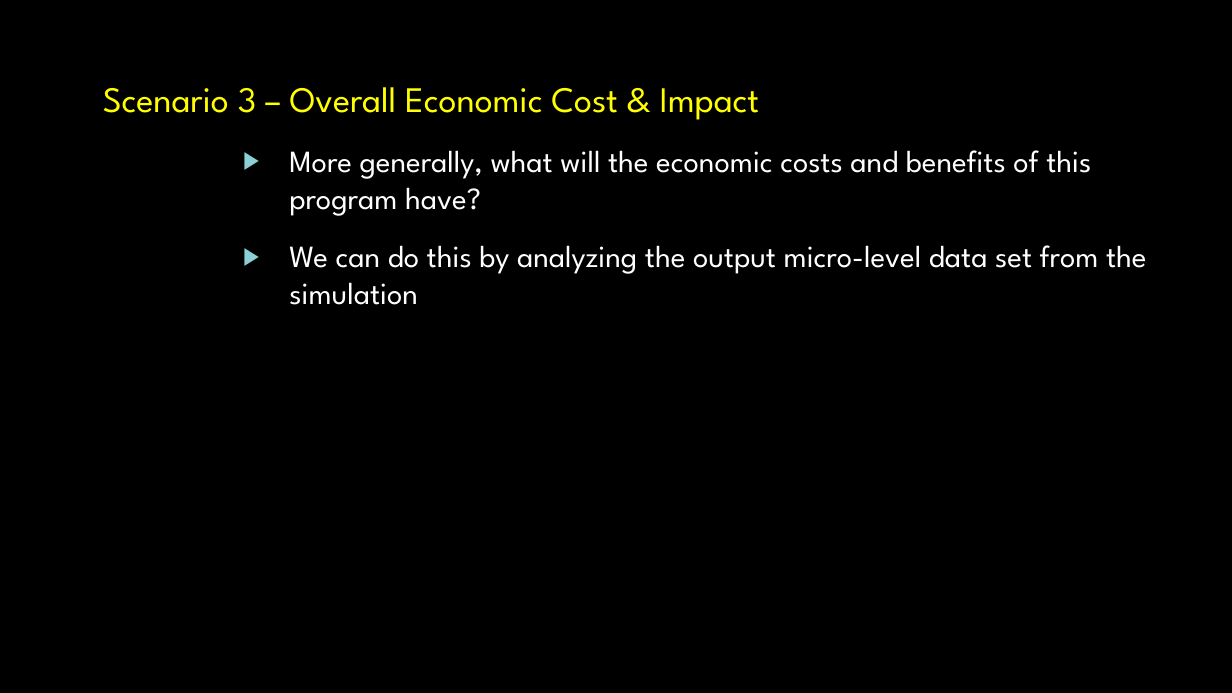
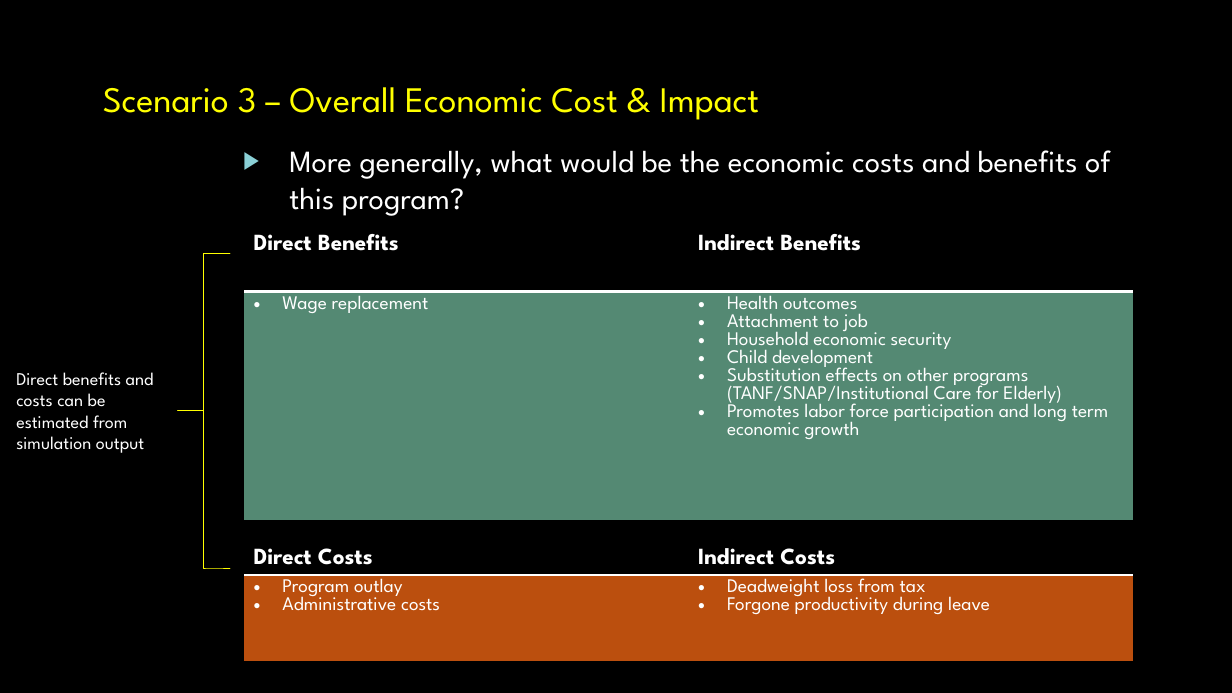
Before and after one commit to m-trinh/microsim, a slide deck: slide 34 of draft/demo_external_20191213/121319 Microsim Demonstration_cz_lp.pptx (slide 28 before the commit). Drawn at 1232x693 pixels with LibreOffice and Linux fonts; fonts in the diff are those of the drawing; background and template pictures are left out. Boxes give left, top, right and bottom in pixels: in the first picture for what was removed or moved away, otherwise in the second. Text is boxed around its words. In the diff, an @@ line names an element or a change of style, - is before the commit and + after.

```diff
--- a/draft/demo_external_20191213/121319 Microsim Demonstration_cz_lp.pptx
+++ b/draft/demo_external_20191213/121319 Microsim Demonstration_cz_lp.pptx
@@ text at bbox=[289, 150, 1110, 216]: text changed @@
-      ▶ More generally, what will the economic costs and benefits of this program have?
-      ▶ We can do this by analyzing the output micro-level data set from the simulation
+      ▶ More generally, what would be the economic costs and benefits of this program?
@@ table added at bbox=[244, 230, 1133, 520], 2 rows, 2 columns @@
+Direct Benefits | Indirect Benefits
+Wage replacement | Health outcomes / Attachment to job / Household economic security / Child development / Substitution effects on other programs (TANF/SNAP/Institutional Care for Elderly) / Promotes labor force participation and long term economic growth
@@ left brace added at bbox=[177, 253, 230, 567], outline #FFFF00 0.75 pt @@
@@ text added at bbox=[16, 372, 154, 453], 14 pt, text #FFFFFF @@
+Direct benefits and costs can be estimated from simulation output
@@ table added at bbox=[244, 544, 1133, 667], 2 rows, 2 columns @@
+Direct Costs | Indirect Costs
+Program outlay / Administrative costs | Deadweight loss from tax / Forgone productivity during leave
```
Also in this commit, not shown: 14 other slides changed, 7 slides added, 3 slides removed, 11 other files.
